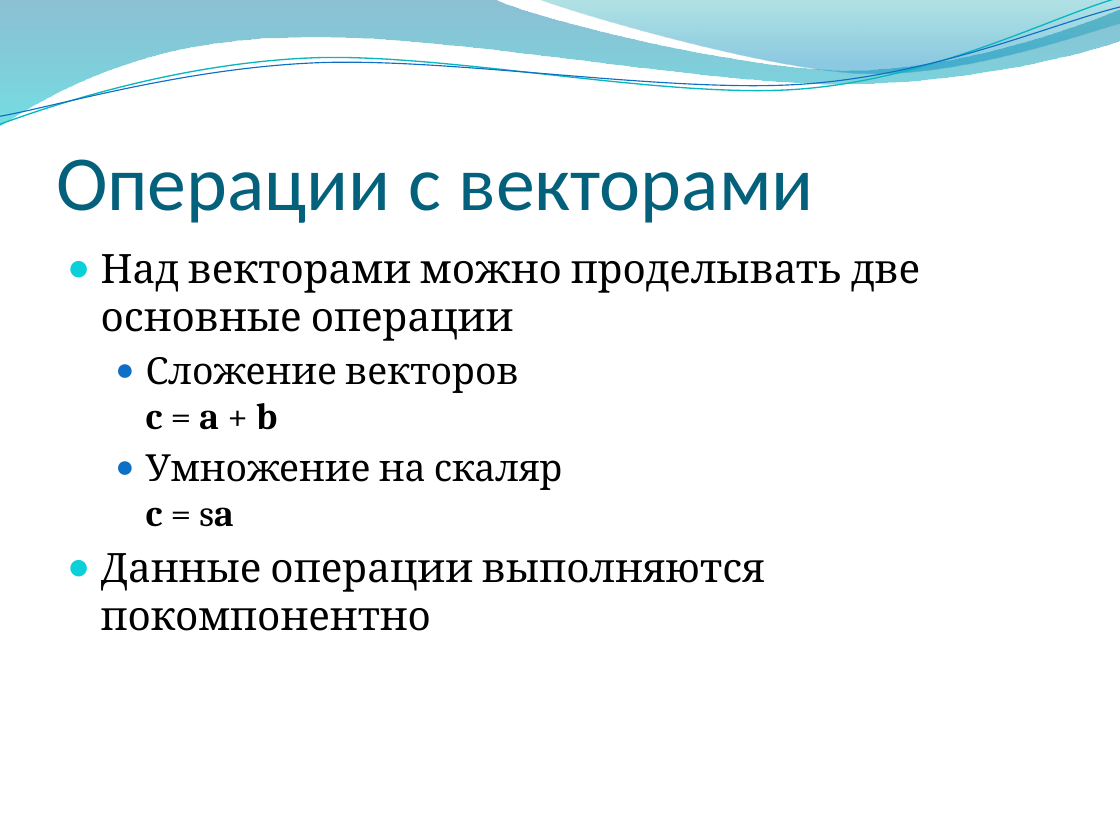
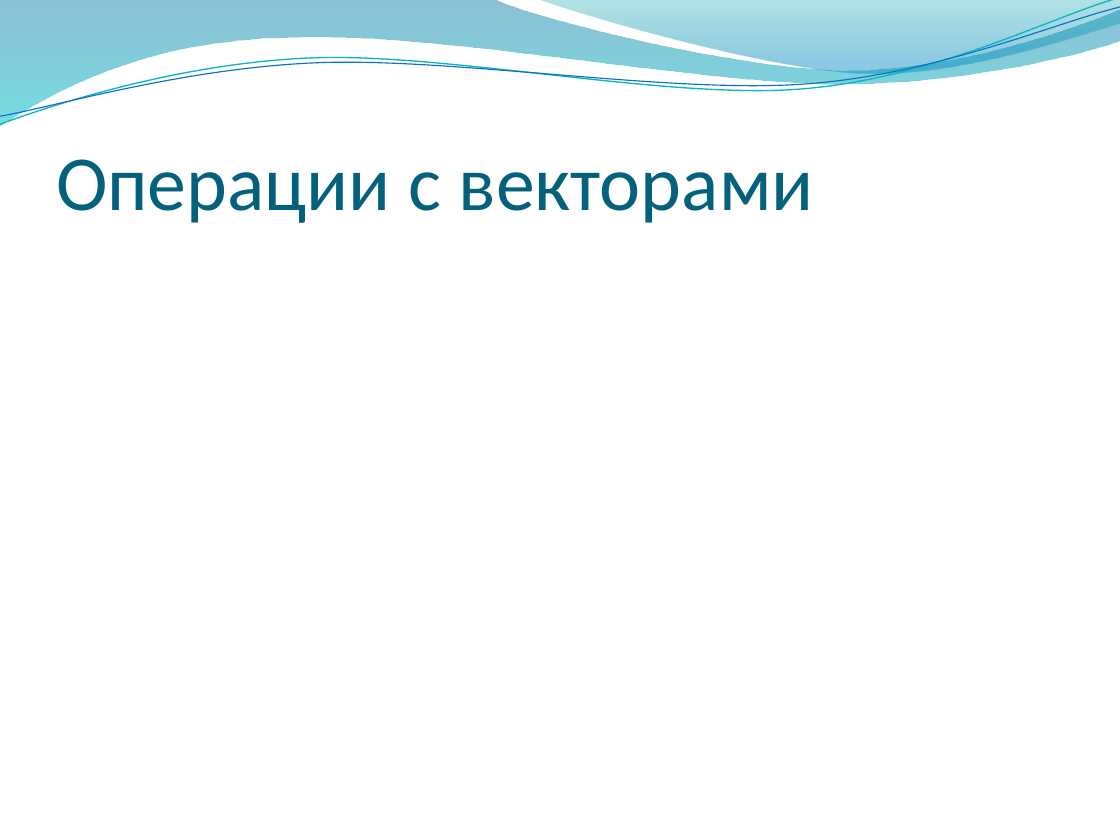
Before and after one commit to alexey-malov/cg-course, a slide deck: slide 15 of lectures/03 - Векторный анализ, трансформации и матрицы.pptx. Drawn at 1120x840 pixels with LibreOffice and Linux fonts; fonts in the diff are those of the drawing; grey boxes stand for pictures; background and template pictures are left out. Boxes give left, top, right and bottom in pixels: in the first picture for what was removed or moved away, otherwise in the second. Text is boxed around its words. In the diff, an @@ line names an element or a change of style, - is before the commit and + after.

```diff
--- a/lectures/03 - Векторный анализ, трансформации и матрицы.pptx
+++ b/lectures/03 - Векторный анализ, трансформации и матрицы.pptx
@@ text removed at [101,254,920,631] @@
-● Над векторами можно проделывать две основные операции
-  ● Сложение векторов
-    c = a + b
-  ● Умножение на скаляр
-    c = sa
-● Данные операции выполняются покомпонентно
```
Also in this commit, not shown: 20 other slides changed, 5 slides added, 1 slide removed, 1 other file.
